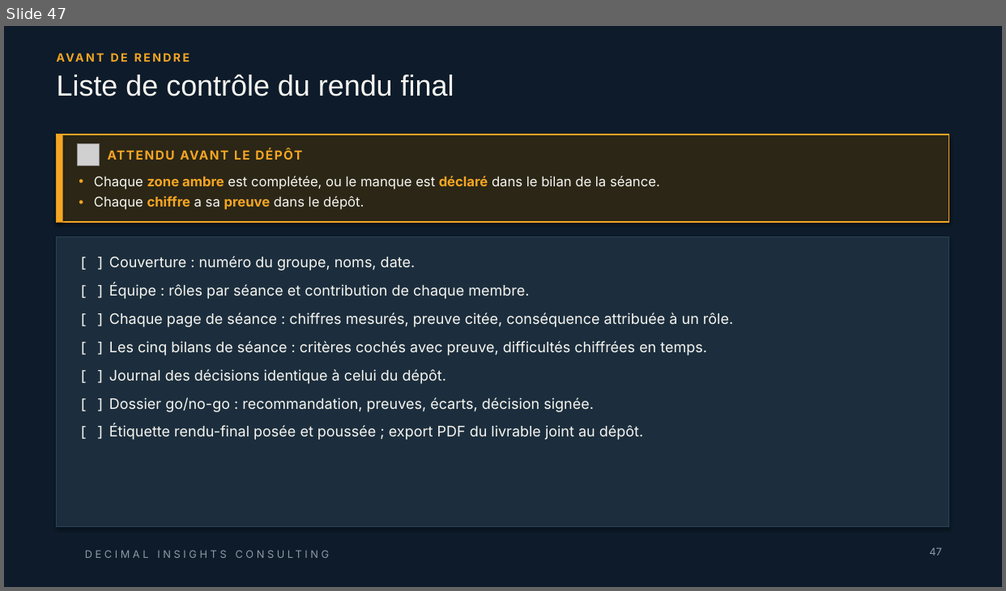
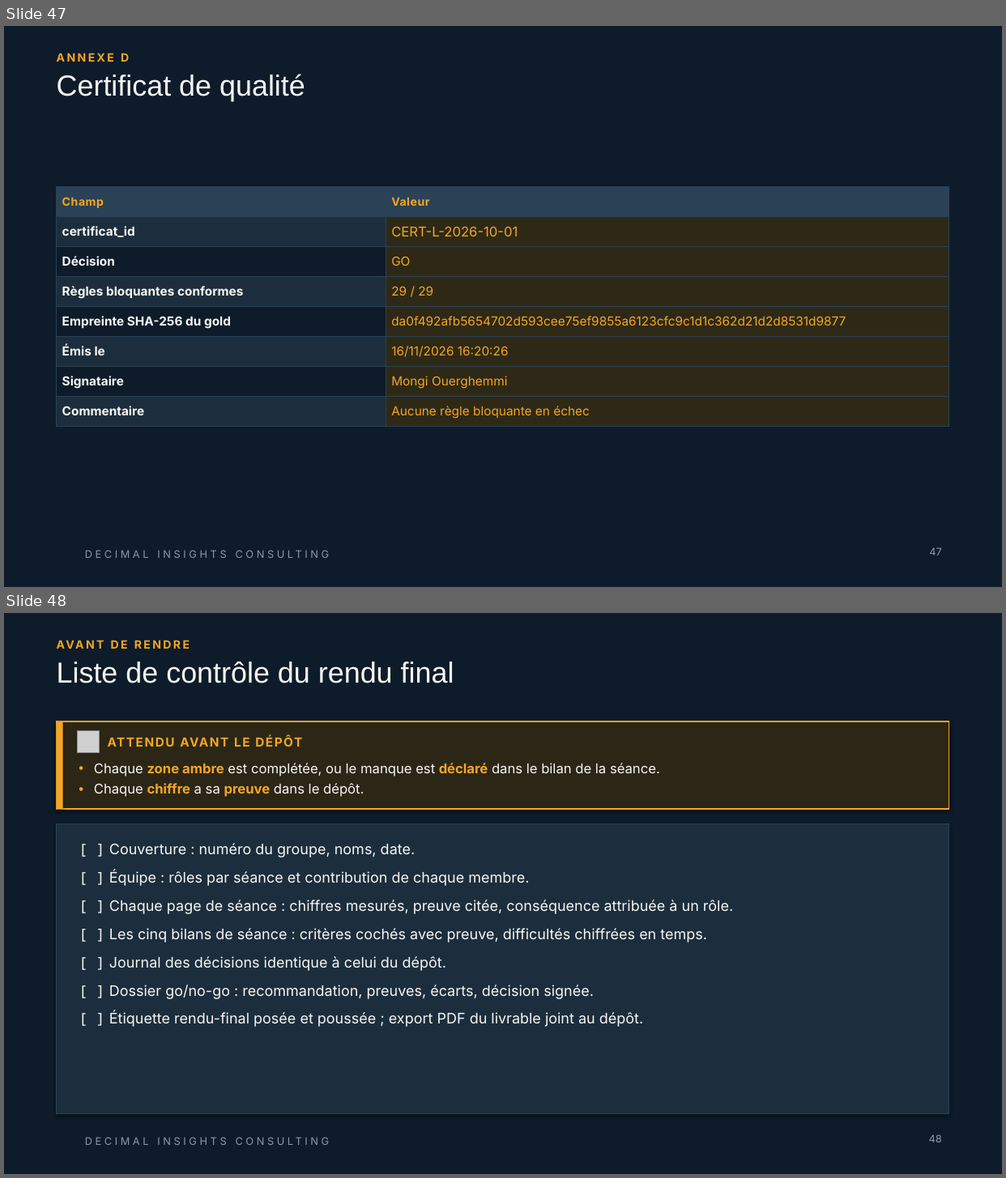
Before and after one commit to 0TRDavid/td-qualite-g00, a slide deck: livrables/Livrable_Groupe_TD_AssurConnect.pptx. Shown one above the other, each under a label of ours: slide 47 before the commit, slides 47 and 48 after it. The pictures are 1006x591 and 1006x1178 pixels, drawn with LibreOffice and Linux fonts; fonts in the diff are those of the drawing; grey boxes stand for pictures; background and template pictures are left out. Boxes give left, top, right and bottom in pixels: in the first picture for what was removed or moved away, otherwise in the second. Text is boxed around its words. In the diff, an @@ line names an element or a change of style, - is before the commit and + after.

Commit message:
feat: completion du dossier go no go + annexe

```diff
--- a/livrables/Livrable_Groupe_TD_AssurConnect.pptx
+++ b/livrables/Livrable_Groupe_TD_AssurConnect.pptx
@@ slide 47 added at bbox=[4, 26, 1002, 587], background #0D1B2A; not listed: 1 template element that a slide beside it also shows @@
@@ title added at bbox=[57, 74, 305, 101], 28 pt, text #F7F6F2 @@
+Certificat de qualité
@@ text added at bbox=[57, 53, 129, 62], 11 pt, text #F5A623, bold @@
+ANNEXE D
@@ table added at bbox=[57, 187, 949, 426], 8 rows, 2 columns @@
+Champ | Valeur
+certificat_id | CERT-L-2026-10-01
+Décision | GO
+Règles bloquantes conformes | 29 / 29
+Empreinte SHA-256 du gold | da0f492afb5654702d593cee75ef9855a6123cfc9c1d1c362d21d2d8531d9877
+Émis le | 16/11/2026 16:20:26
+Signataire | Mongi Ouerghemmi
+Commentaire | Aucune règle bloquante en échec
@@ page number added at bbox=[929, 548, 941, 556], 10 pt, text #8E99A4 @@
+47
@@ what was slide 47 is now slide 48 @@
@@ page number at bbox=[929, 1135, 942, 1143]: text changed @@
-47
+48
```
Also in this commit, not shown: 30 slides changed.
